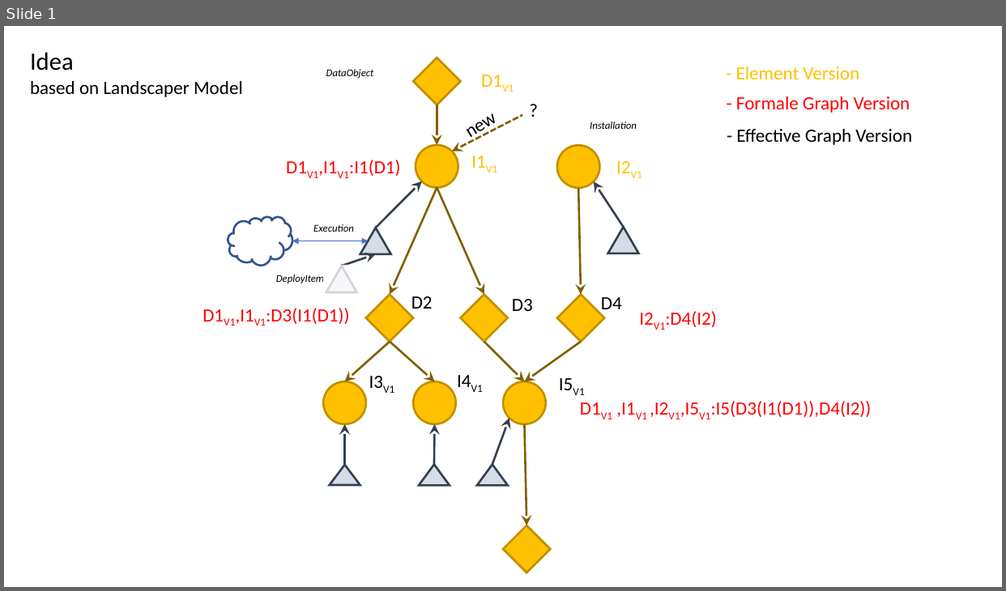
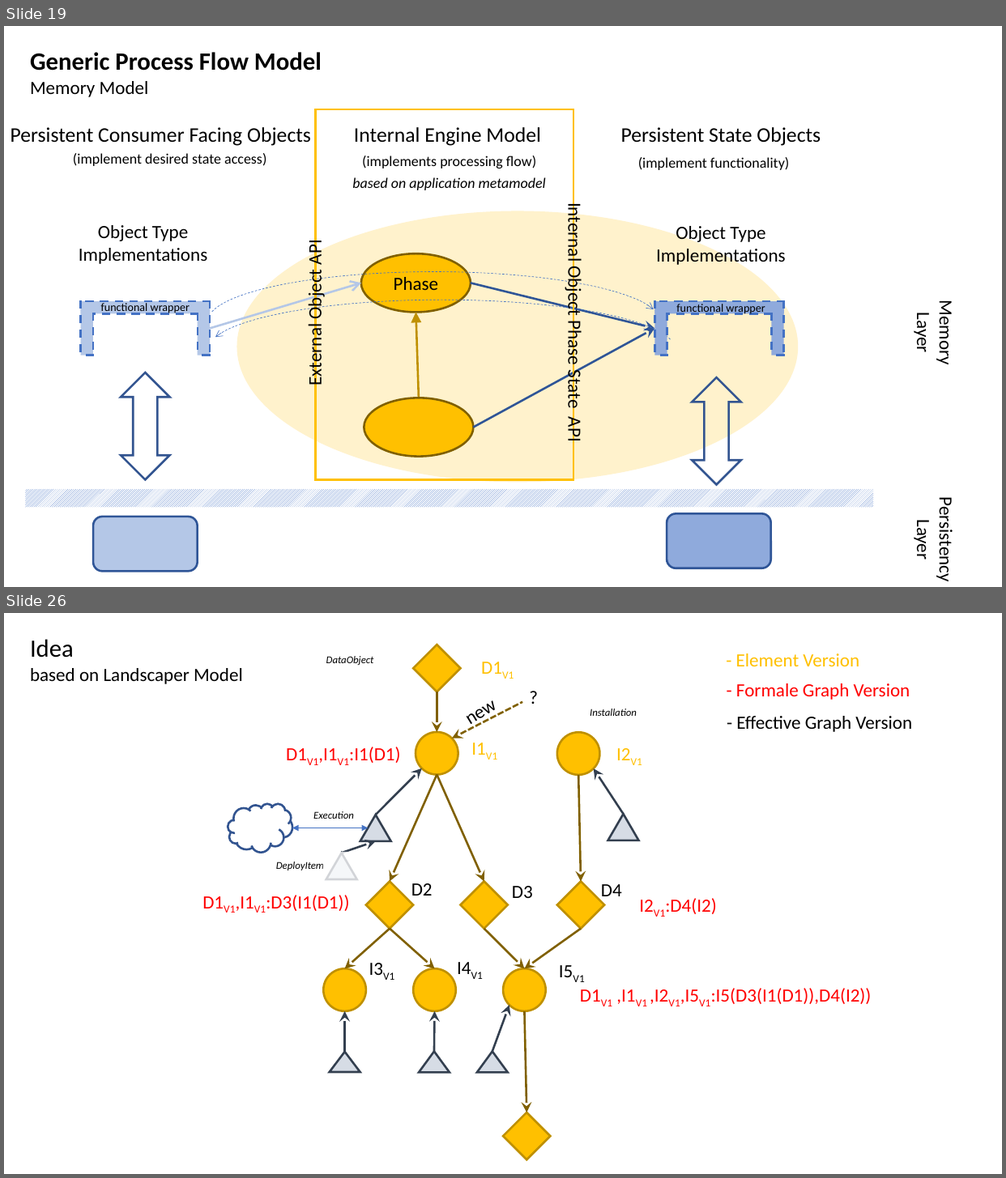
Before and after one commit to mandelsoft/engine, a slide deck: engine.pptx. Shown one above the other, each under a label of ours: slide 1 before the commit, slides 19 and 26 after it; the slides between them are not shown. The pictures are 1006x591 and 1006x1178 pixels, drawn with LibreOffice and Linux fonts; fonts in the diff are those of the drawing. Boxes give left, top, right and bottom in pixels: in the first picture for what was removed or moved away, otherwise in the second. Text is boxed around its words. In the diff, an @@ line names an element or a change of style, - is before the commit and + after.

```diff
--- a/engine.pptx
+++ b/engine.pptx
@@ slide 19 added at [4,26,1002,587], background #FFFFFF @@
@@ text added at [30,52,322,97], 24 pt, text #000000, bold @@
+Generic Process Flow Model
+Memory Model
@@ rectangle added at [315,110,573,480], outline #FFC000 2 pt @@
@@ text added at [10,127,311,146], 20 pt, text #000000 @@
+Persistent Consumer Facing Objects
@@ text added at [354,127,541,146], 20 pt, text #000000 @@
+Internal Engine Model
@@ text added at [621,127,820,146], 20 pt, text #000000 @@
+Persistent State Objects
@@ text added at [73,153,266,166], 14 pt, text #000000 @@
+(implement desired state access)
@@ text added at [362,156,536,169], 14 pt, text #000000 @@
+(implements processing flow)
@@ text added at [638,157,789,170], 14 pt, text #000000 @@
+(implement functionality)
@@ text added at [352,177,546,190], 14 pt, text #000000, italic @@
+based on application metamodel
@@ ellipse added at [236,211,799,483], fill #FFF2CC @@
@@ text added at [564,208,586,442], 18 pt, text #000000 @@
+Internal Object Phase State API
@@ text added at [79,225,207,264], 18 pt, text #000000 @@
+Object Type
+Implementations
@@ text added at [304,242,326,385], 18 pt, text #000000 @@
+External Object API
@@ text added at [656,226,785,267], 18 pt, text #000000 @@
+Object Type
+Implementations
@@ ellipse added at [361,254,471,312], fill #FFC000, outline #806000 2 pt, 18 pt, text #000000 @@
+Phase
@@ arc (boxed as its full ellipse) added at [207,272,661,372], outline #4472C4 0.5 pt dashed @@
@@ arrow added from (210, 328) to (361, 283), #B4C7E7 2 pt @@
@@ arrow added from (471, 283) to (654, 328), #2F5597 2 pt @@
@@ text added at [101,301,189,314], 11 pt, text #000000 @@
+functional wrapper
@@ arc (boxed as its full ellipse) added at [207,300,675,399], outline #4472C4 0.5 pt dashed @@
@@ arrow added from (419, 398) to (415, 313), #BF9000 2 pt @@
@@ text added at [676,304,765,315], 11 pt, text #000000 @@
+functional wrapper
@@ text added at [912,307,957,364], 18 pt, text #000000 @@
+Memory
+Layer
@@ arrow added from (473, 427) to (654, 328), #2F5597 2 pt @@
@@ group added at [80,301,210,356]: 8 lines, 3 rectangles @@
@@ group added at [654,301,784,356]: 8 lines, 3 rectangles @@
@@ up down arrow added at [121,373,169,480], outline #325491 2 pt @@
@@ up down arrow added at [692,378,740,485], outline #325491 2 pt @@
@@ ellipse added at [364,398,473,456], fill #FFC000, outline #806000 2 pt @@
@@ rectangle added at [26,489,874,507], fill pattern #4472C4 on #FFFFFF @@
@@ text added at [912,506,957,580], 18 pt, text #000000 @@
+Persistency
+Layer
@@ rounded rectangle added at [93,517,197,572], fill #B4C7E7, outline #2F5597 2 pt @@
@@ rounded rectangle added at [667,514,770,569], fill #8FAADC, outline #2F5597 2 pt @@
@@ what was slide 1 is now slide 26 @@
```
Also in this commit, not shown: 3 slides changed, 24 other slides added, 5 other files.
